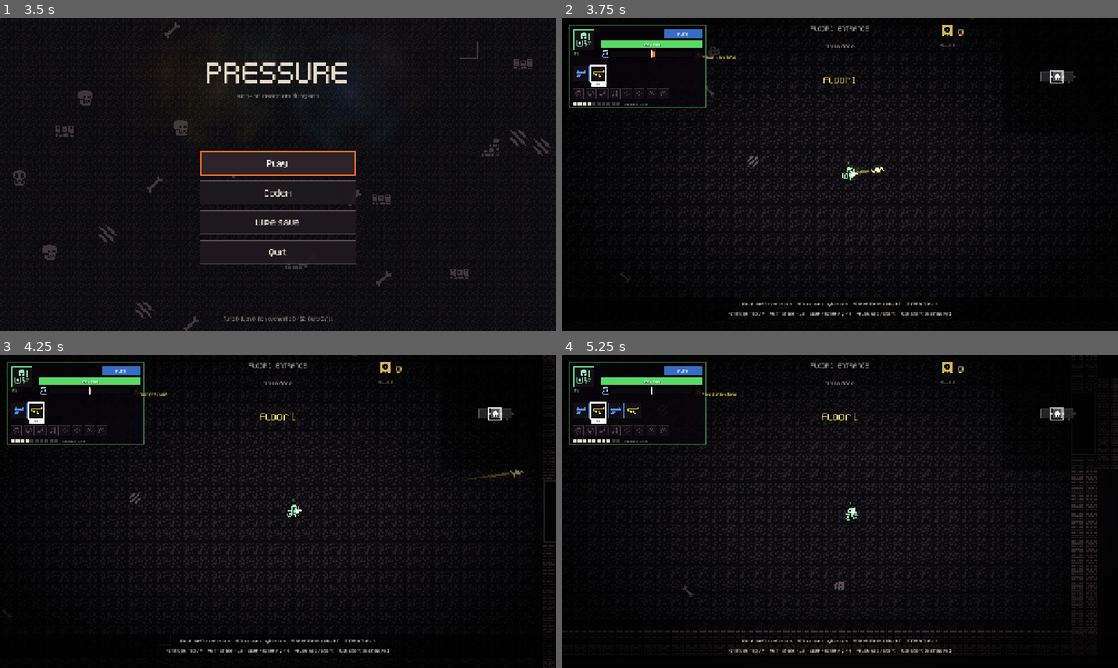
Above: before the commit, frames 1-4 (two rows, left to right).
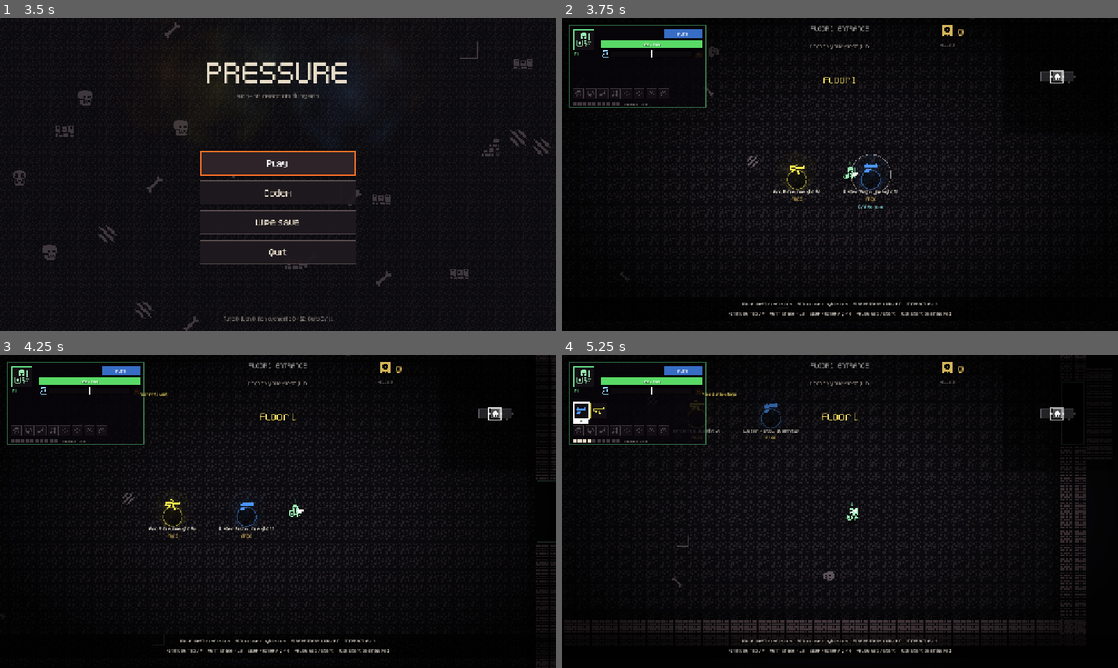
Above: after the commit, the same moments.

Repository: EmilMartini/pressure
Game: Godot game, scene res://scenes/menu.tscn
Same seed, same stepped clock (60 frames per second), same inputs: the game is played once before the commit and once after it.
Inputs (mouse positions are in pixels of both pictures, inside the frame that each line leads up to):
- Up to frame 1 (3.5 s): click "Play" at 0.5 s; click "Play" at 1.25 s; click "Codex" at 2 s; click "Wipe save" at 2.75 s
- Up to frame 2 (3.75 s): tap Enter at 3.5 s; move the mouse to (962, 158) at 3.52 s; hold D from 3.53 s (still down); tap R at 3.6 s; click (962, 158) at 3.67 s
- Up to frame 3 (4.25 s): keep holding D; tap Space at 3.77 s
- Up to frame 4 (5.25 s): move the mouse to (728, 527) at 4.27 s; release D at 4.28 s; hold S 4.28-5.03 s; tap 1 at 4.35 s; tap Space at 4.52 s; move the mouse to (895, 442) at 5.02 s; hold D from 5.03 s (still down); tap 2 at 5.1 s

Frame 1 is identical in both runs. In frame 2, 2.9% of the frame differs, in the area x 2-73%, y 8-84%; in frame 3, 5.8%; in frame 4, 10%, in the area x 2-100%, y 8-89%.

Commit message:
Naked start: no guns, pick one of two in the entrance
- Players spawn unarmed. The floor 1 entrance offers each unarmed
  player two distinct random unlocked guns; taking one removes the
  remaining choices once everyone is armed. Late joiners get a pick if
  the party is still in the entrance, otherwise a random unlocked gun.
- Test hooks (--obstacle-test, --start-shot) use the test save file.

Co-Authored-By: Claude Fable 5.1 <noreply@anthropic.com>

Diff:
--- a/scripts/hud.gd
+++ b/scripts/hud.gd
@@ -114,7 +114,7 @@
             RoomData.Type.TREASURE:
                 hint = "Take one"
             RoomData.Type.START:
-                hint = "Pick a door"
+                hint = "Choose your first gun" if room.has_gun_choice() else "Pick a door"
             _:
                 hint = "Cleared" if room.data.cleared else ""
         if hint != "":
--- a/scripts/main.gd
+++ b/scripts/main.gd
@@ -5,7 +5,6 @@
 
 const MAX_PLAYERS := 4
 const FLOORS := 3
-const STARTING_GUNS := ["water_pistol", "arc_rifle"]
 const CAMERA_PAD := 90.0
 
 var players: Array[Player] = []
@@ -72,7 +71,12 @@
 
     Elements.reaction_fired.connect(_count_reaction)
     Progress.unlocked.connect(_on_unlocked)
-    autotest = OS.get_cmdline_user_args().has("--autotest")
+    var args := OS.get_cmdline_user_args()
+    autotest = args.has("--autotest")
+    if args.has("--obstacle-test") or args.has("--start-shot"):
+        # Test hooks never touch the real save.
+        Progress.save_path = "user://save_autotest.json"
+        Progress.reset()
     if autotest:
         _setup_autotest()
 
@@ -80,6 +84,11 @@
     start_floor(1)
     if OS.get_cmdline_user_args().has("--obstacle-test"):
         _obstacle_test()
+    if OS.get_cmdline_user_args().has("--start-shot"):
+        DirAccess.make_dir_recursive_absolute(ProjectSettings.globalize_path("res://autotest"))
+        await get_tree().create_timer(0.8).timeout
+        await _screenshot("res://autotest/start.png")
+        get_tree().quit()
 
 
 ## Headless check that projectiles hit obstacles: `godot --headless --path . -- --obstacle-test`
@@ -260,11 +269,14 @@
     add_child(p)
     players.append(p)
     p.died.connect(_on_player_died)
-    for id in STARTING_GUNS:
-        p.add_gun(id)
-    if p.guns.size() > 1:
-        p.primary = p.guns[1]
-    p.say("Primary: %s" % p.primary.data.display_name)
+    # Naked start: no guns. The entrance offers a pick of two; late joiners get a random one.
+    if current != null:
+        if current.data.type == RoomData.Type.START and floor_number == 1:
+            current.add_gun_choice()
+        else:
+            var pool: Array = Guns.ids()
+            if not pool.is_empty():
+                p.add_gun(pool.pick_random())
     if device >= 0:
         _joined_devices[device] = true
     return p
--- a/scripts/room.gd
+++ b/scripts/room.gd
@@ -58,6 +58,10 @@
         data.loose_scrap = 0
     if data.is_safe():
         data.cleared = true
+    if data.type == RoomData.Type.START and main.floor_number == 1 and data.stock.is_empty():
+        for pl in main.players:
+            if pl.guns.is_empty():
+                add_gun_choice()
     if not data.cleared:
         match data.type:
             RoomData.Type.ARENA:
@@ -423,6 +427,32 @@
             pedestals.append(ped)
 
 
+## Two distinct unlocked guns to choose between, for one unarmed player.
+func add_gun_choice() -> void:
+    var offered: Array = []
+    for o in data.stock:
+        if o["kind"] == "gun" and not o["taken"]:
+            offered.append(o["id"])
+    var pool: Array = Guns.ids().filter(func(id): return not offered.has(id))
+    pool.shuffle()
+    if pool.size() < 2:
+        pool = Guns.ids()
+        pool.shuffle()
+    for i in mini(2, pool.size()):
+        var o := FloorGen.offer("gun", pool[i], 0)
+        o["choice"] = true
+        data.stock.append(o)
+    main.announce("Choose your first gun")
+    _build_pedestals()
+
+
+func has_gun_choice() -> bool:
+    for o in data.stock:
+        if o["kind"] == "gun" and o.get("choice", false) and not o["taken"]:
+            return true
+    return false
+
+
 func _handle_interact() -> void:
     for ped in pedestals:
         if not is_instance_valid(ped):
@@ -462,7 +492,17 @@
             pl.add_gun(o["id"])
             Sfx.play("buy")
             o["taken"] = true
-            if o["price"] == 0 and data.type in [RoomData.Type.TREASURE, RoomData.Type.CHALLENGE]:
+            if o.get("choice", false):
+                # Entrance pick: once everyone is armed, the rest of the choices vanish.
+                var all_armed := true
+                for other_pl in main.players:
+                    if other_pl.alive and other_pl.guns.is_empty():
+                        all_armed = false
+                if all_armed:
+                    for other in data.stock:
+                        if other.get("choice", false):
+                            other["taken"] = true
+            elif o["price"] == 0 and data.type in [RoomData.Type.TREASURE, RoomData.Type.CHALLENGE]:
                 for other in data.stock:
                     if other["kind"] == "gun":
                         other["taken"] = true
Not shown, changed: GDD.md
